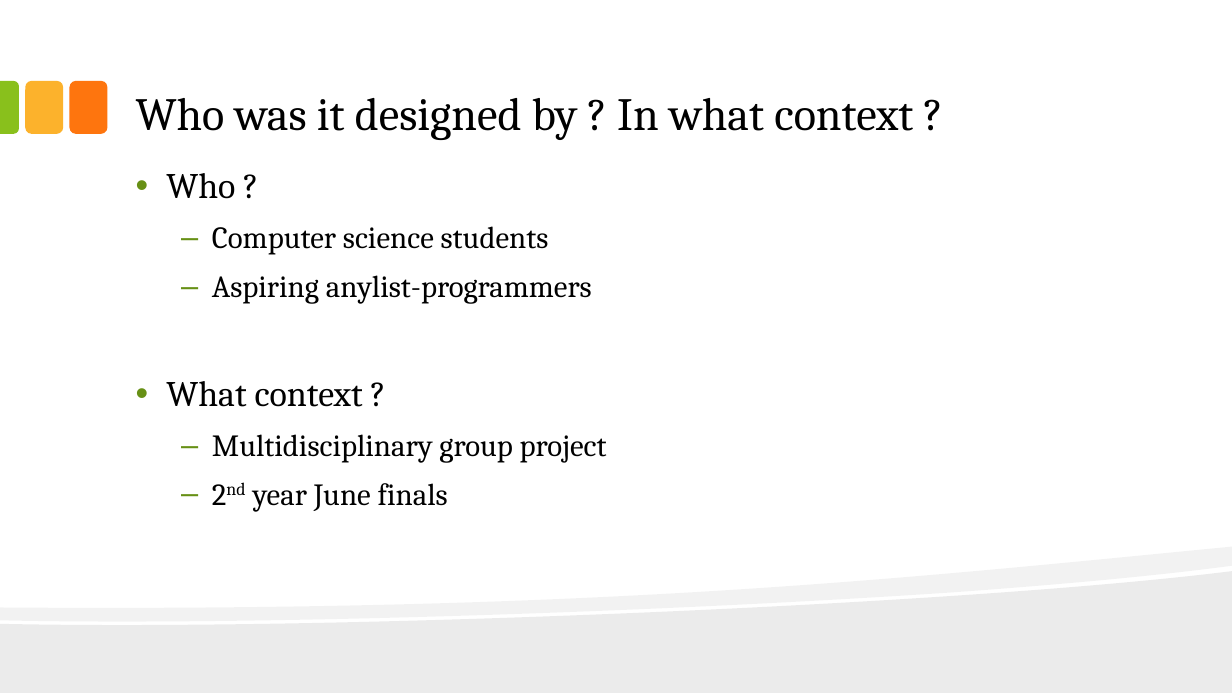
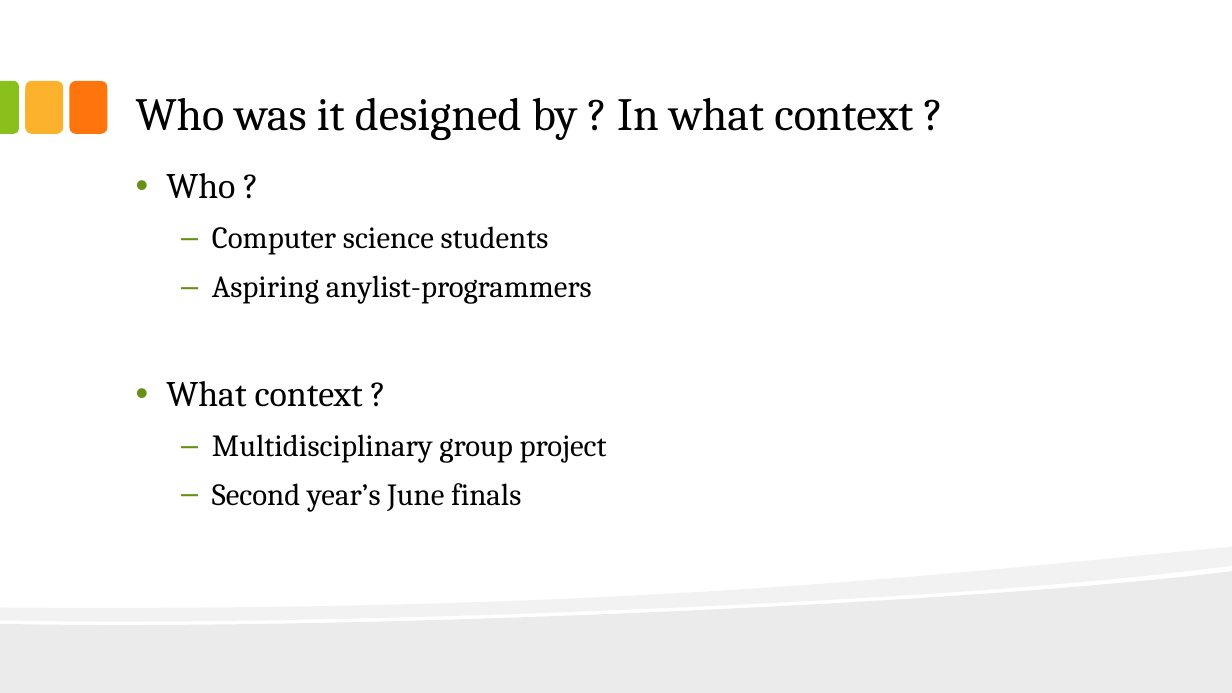
Before and after one commit to thelittlewozniak/iKitchen, a slide deck: slide 3 of Fichiers analyse/IKitchen.pptx. Drawn at 1232x693 pixels with LibreOffice and Linux fonts; fonts in the diff are those of the drawing. Boxes give left, top, right and bottom in pixels: in the first picture for what was removed or moved away, otherwise in the second. Text is boxed around its words. In the diff, an @@ line names an element or a change of style, - is before the commit and + after.

```diff
--- a/Fichiers analyse/IKitchen.pptx
+++ b/Fichiers analyse/IKitchen.pptx
@@ text at (212, 483, 521, 512): text changed @@
-  – 2nd year June finals
+  – Second year’s June finals
```
Also in this commit, not shown: 15 other slides changed, 2 other files.
